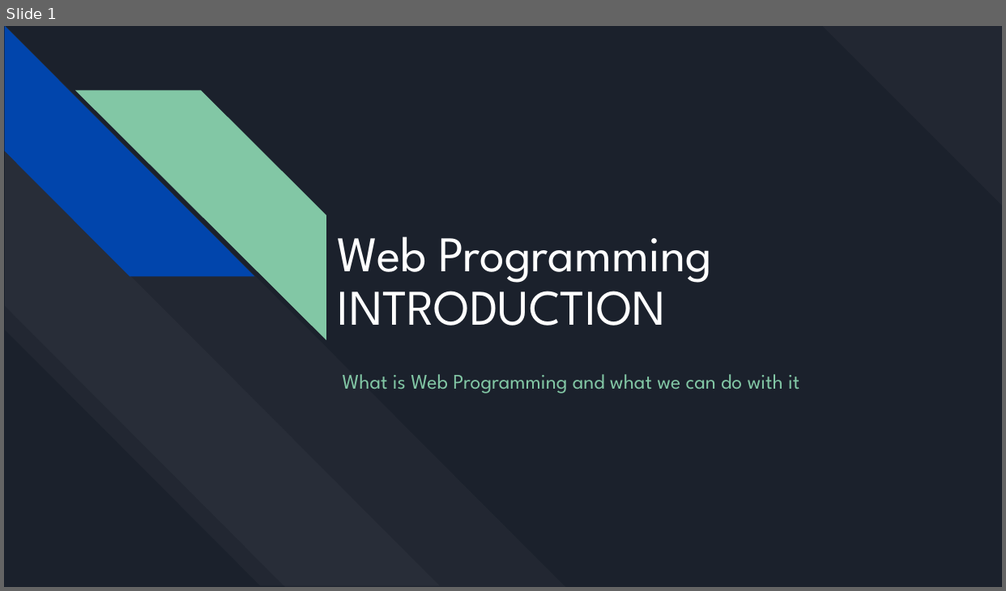
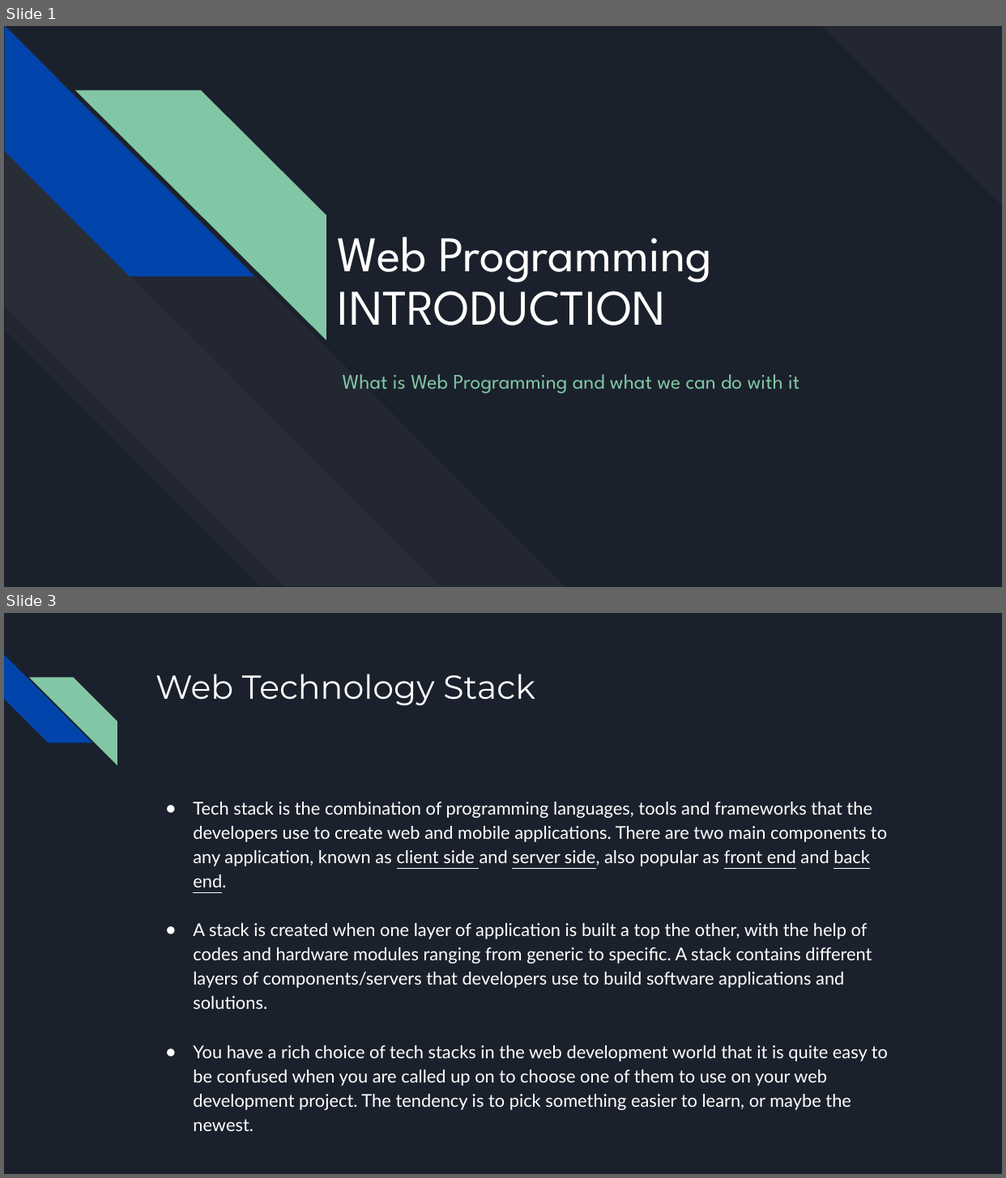
Before and after one commit to bulhard/Web-Programming, a slide deck: 00 Presentations/01 Introduction.pptx. Shown one above the other, each under a label of ours: slide 1 before the commit, slides 1 and 3 after it; the slides between them are not shown. The pictures are 1006x591 and 1006x1178 pixels, drawn with LibreOffice and Linux fonts; fonts in the diff are those of the drawing. Boxes give left, top, right and bottom in pixels: in the first picture for what was removed or moved away, otherwise in the second. Text is boxed around its words. In the diff, an @@ line names an element or a change of style, - is before the commit and + after.

Commit message:
Web development introduction presentation

```diff
--- a/00 Presentations/01 Introduction.pptx
+++ b/00 Presentations/01 Introduction.pptx
@@ slide 3 added at [4, 613, 1002, 1174], background #1B212C @@
@@ diag stripe added at [4, 655, 92, 743], fill #0145AC @@
@@ diag stripe added at [28, 677, 117, 766], fill #82C7A5 @@
@@ title added at [155, 674, 535, 705], 32 pt, text #FFFFFF @@
+Web Technology Stack
@@ text added at [193, 802, 888, 1110], 17 pt, text #FFFFFF @@
+● Tech stack is the combination of programming languages, tools and frameworks that the developers use to create web and mobile applications. There are two main components to any application, known as client side and server side, also popular as front end and back end.
+● A stack is created when one layer of application is built a top the other, with the help of codes and hardware modules ranging from generic to specific. A stack contains different layers of components/servers that developers use to build software applications and solutions.
+● You have a rich choice of tech stacks in the web development world that it is quite easy to be confused when you are called up on to choose one of them to use on your web development project. The tendency is to pick something easier to learn, or maybe the newest.
```
Also in this commit, not shown: 1 slide changed, 30 other slides added.
